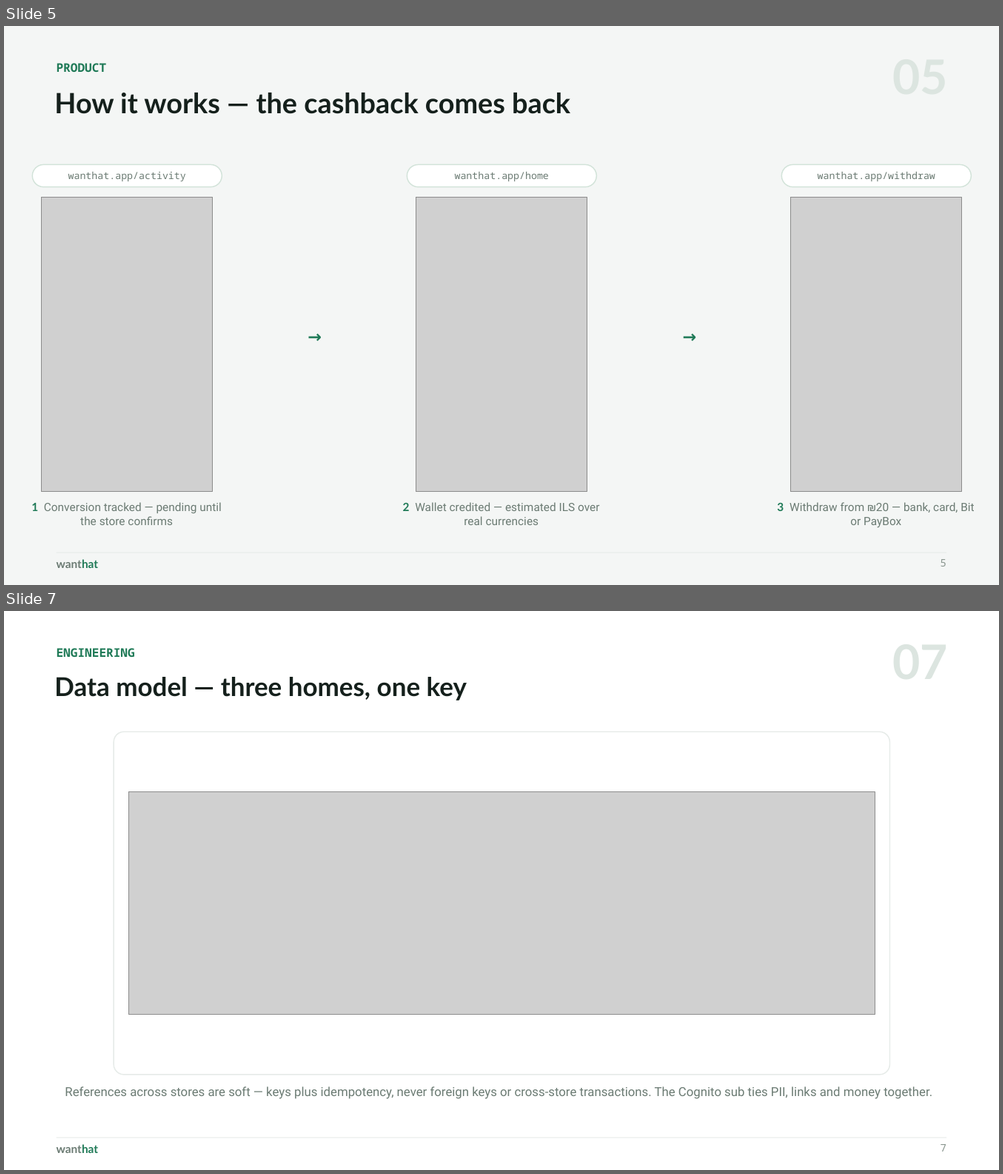
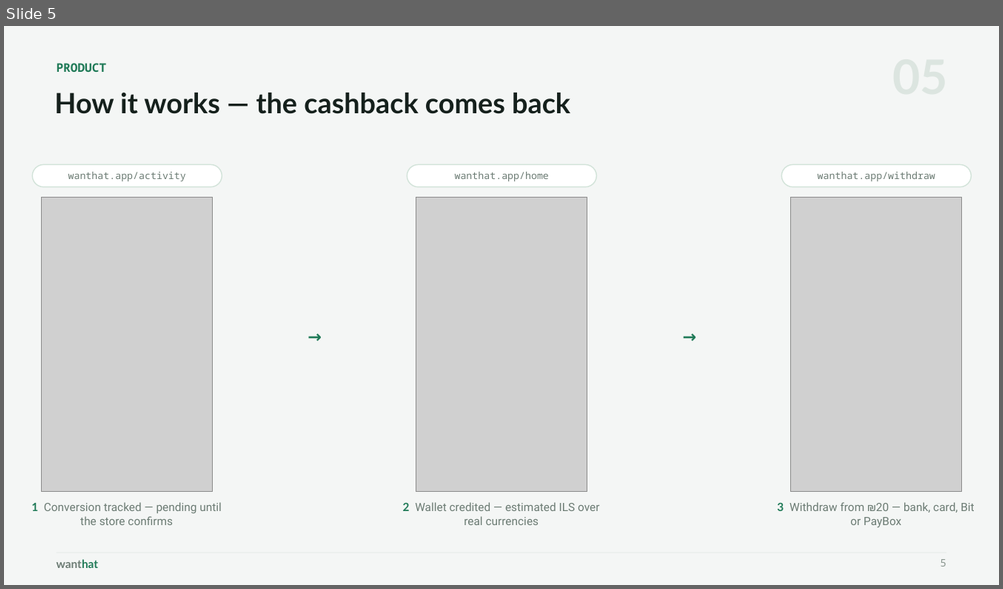
Before and after one commit to wanthat-app/monorepo, a slide deck: slides/wanthat-presentation.pptx. Shown one above the other, each under a label of ours: slides 5 and 7 before the commit, slide 5 after it; the slides between them are not shown. The pictures are 1003x1174 and 1003x589 pixels, drawn with LibreOffice and Linux fonts; fonts in the diff are those of the drawing; grey boxes stand for pictures. Boxes give left, top, right and bottom in pixels: in the first picture for what was removed or moved away, otherwise in the second. Text is boxed around its words. In the diff, an @@ line names an element or a change of style, - is before the commit and + after.

```diff
--- a/slides/wanthat-presentation.pptx
+++ b/slides/wanthat-presentation.pptx
@@ slide 7 removed at <box>4,611,999,1170</box>, background #FFFFFF @@
@@ text removed at <box>57,648,135,657</box> @@
-ENGINEERING
@@ text removed at <box>54,677,466,701</box> @@
-Data model — three homes, one key
@@ rounded rectangle removed at <box>114,732,890,1075</box> @@
@@ picture removed at <box>128,792,875,1014</box> @@
@@ text removed at <box>65,1087,932,1099</box> @@
-References across stores are soft — keys plus idempotency, never foreign keys or cross-store transactions. The Cognito sub ties PII, links and money together.
@@ rectangle removed at <box>57,1138,946,1139</box> @@
@@ text removed at <box>57,1145,99,1153</box> @@
-wanthat
@@ text removed at <box>940,1145,946,1152</box> @@
-7
```
Also in this commit, not shown: 2 slides changed, 9 slides added, 8 other slides removed, 3 other files.
